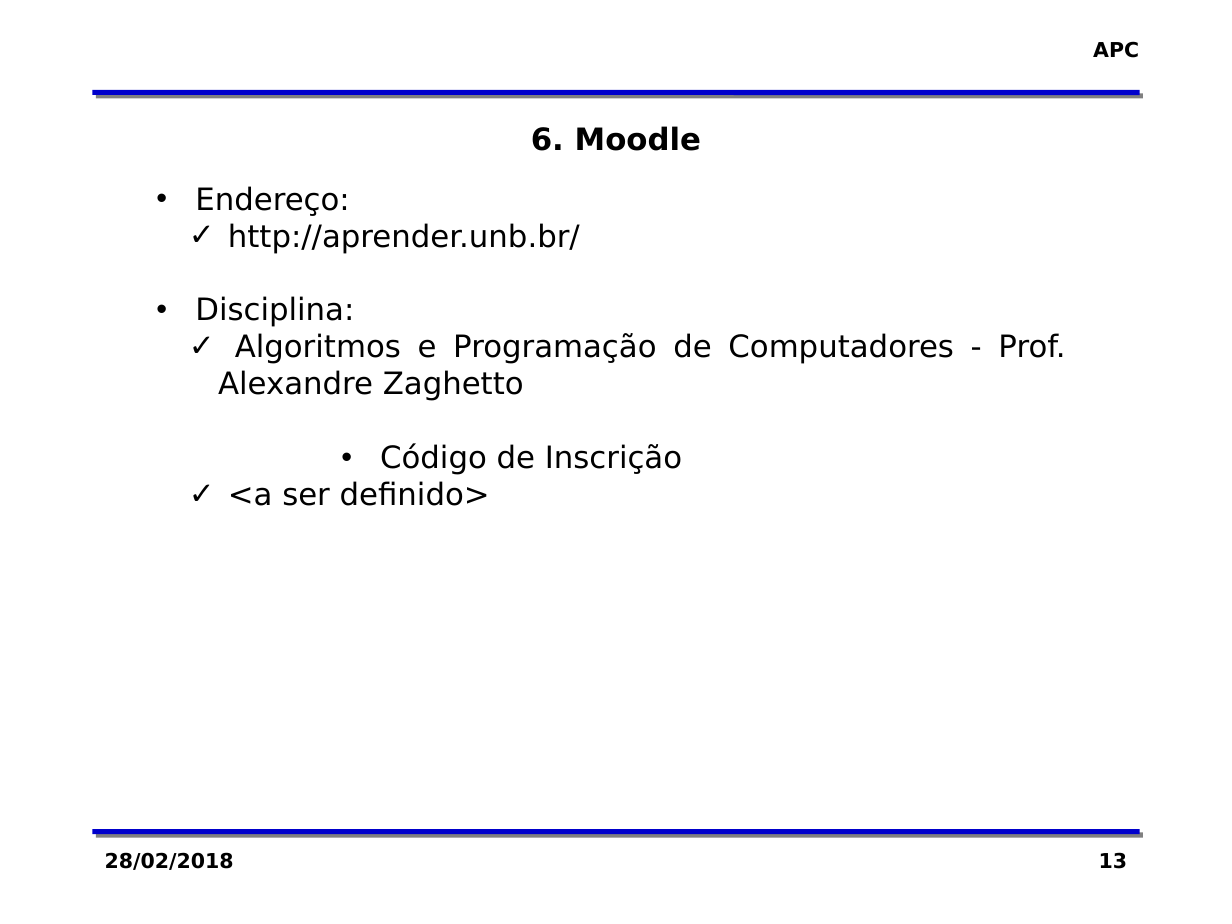
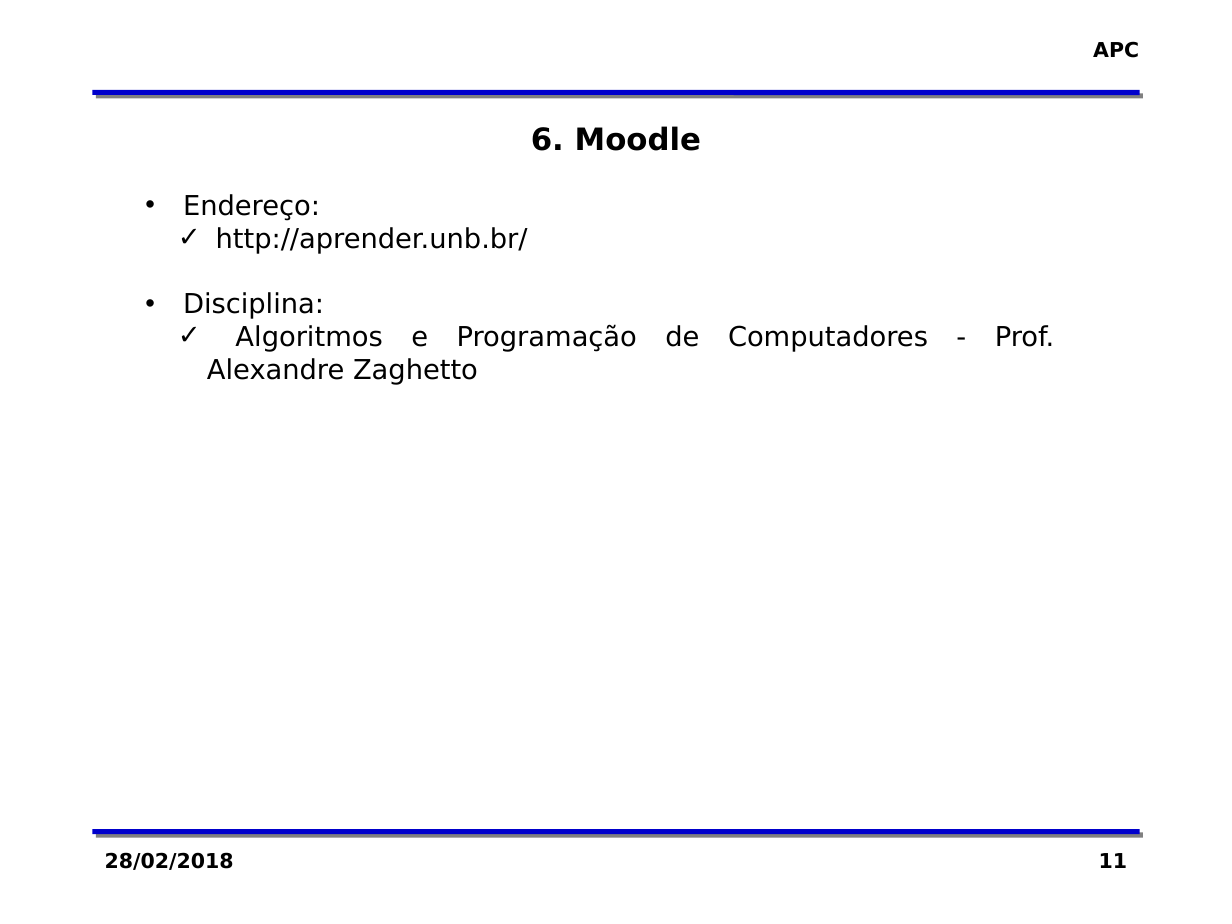
Before and after one commit to zaghetto/Algoritmos, a slide deck: slide 11 of MÓDULOS DE AULA/Módulo 00 - Apresentação da Disciplina_GERAL.pptx (slide 13 before the commit). Drawn at 1232x924 pixels with LibreOffice and Linux fonts; fonts in the diff are those of the drawing; background and template pictures are left out. Boxes give left, top, right and bottom in pixels: in the first picture for what was removed or moved away, otherwise in the second. Text is boxed around its words. In the diff, an @@ line names an element or a change of style, - is before the commit and + after.

```diff
--- a/MÓDULOS DE AULA/Módulo 00 - Apresentação da Disciplina_GERAL.pptx
+++ b/MÓDULOS DE AULA/Módulo 00 - Apresentação da Disciplina_GERAL.pptx
@@ text "Endereço:": place and size @@
-text "Endereço:" at [195, 186, 1065, 506]
+text "Endereço:" at [183, 194, 1055, 352]
@@ text "Endereço:" at [183, 194, 1055, 352]: size 18 to 16 pt @@
@@ text at [228, 443, 682, 506]: paragraphs removed @@
-• Código de Inscrição
-  ✓ <a ser definido>
@@ page number at [1099, 853, 1127, 868]: text changed @@
-13
+11
```
Also in this commit, not shown: 6 other slides changed, 2 slides removed.
